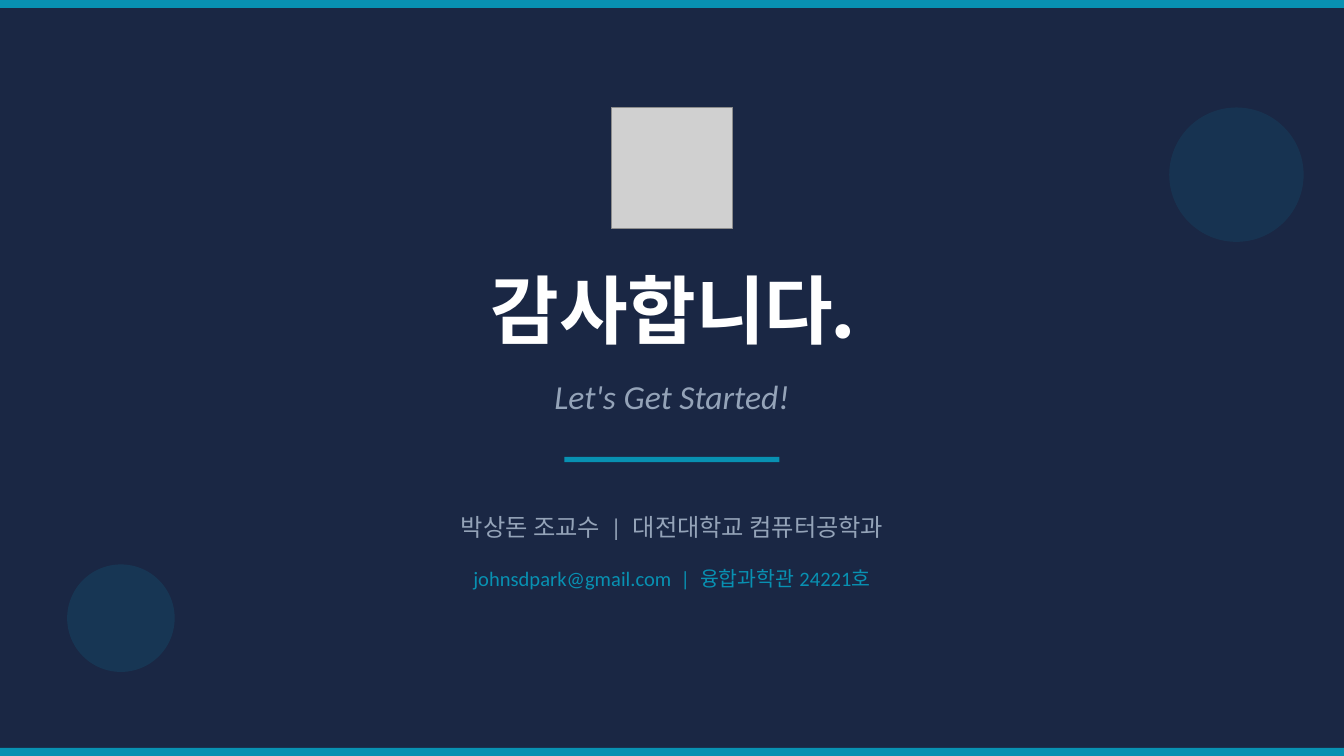
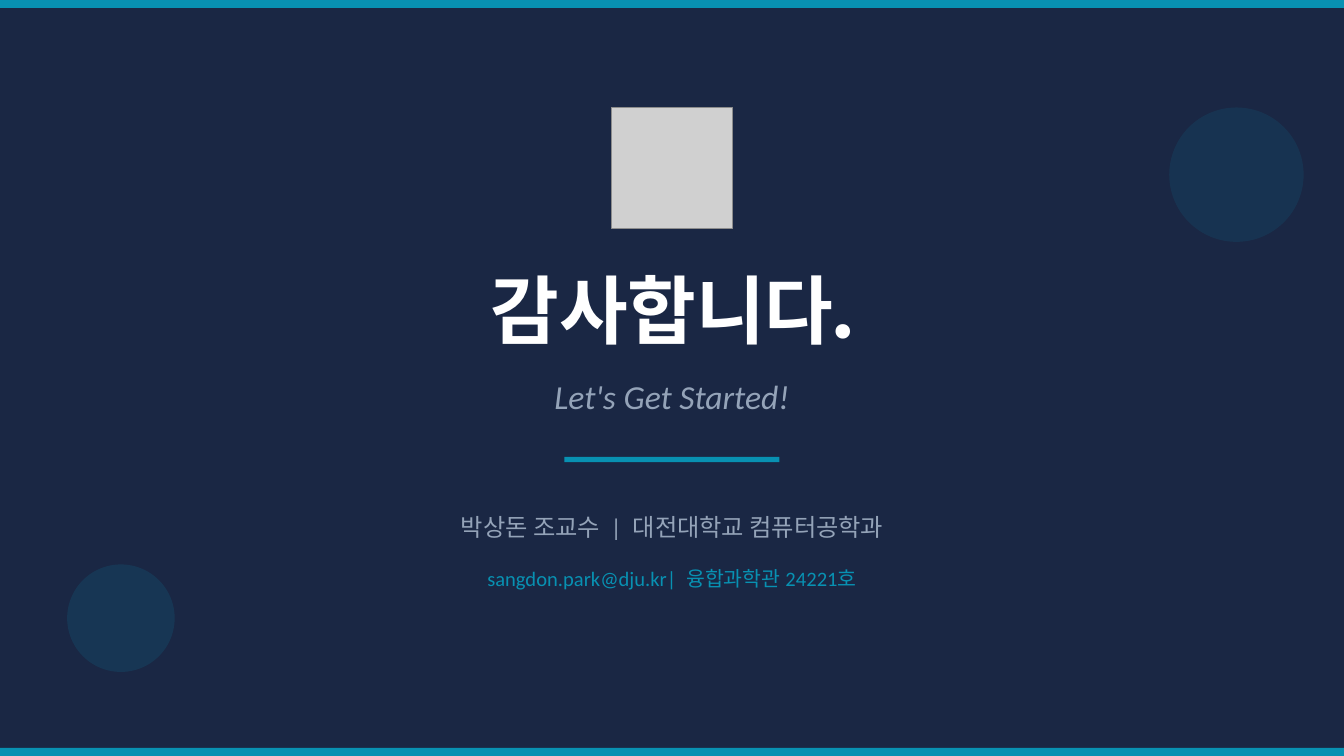
Before and after one commit to Sangdon-Park/Sangdon-Park.github.io, a slide deck: slide 18 of data/DB시스템/0장_데이터베이스시스템_Preview.pptx. Drawn at 1344x756 pixels with LibreOffice and Linux fonts; fonts in the diff are those of the drawing; grey boxes stand for pictures. Boxes give left, top, right and bottom in pixels: in the first picture for what was removed or moved away, otherwise in the second. Text is boxed around its words. In the diff, an @@ line names an element or a change of style, - is before the commit and + after.

```diff
--- a/data/DB시스템/0장_데이터베이스시스템_Preview.pptx
+++ b/data/DB시스템/0장_데이터베이스시스템_Preview.pptx
@@ text at <box>487,569,856,590</box>: text changed @@
-johnsdpark@gmail.com | 융합과학관 24221호
+sangdon.park@dju.kr| 융합과학관 24221호
```
Also in this commit, not shown: 2 other slides changed, 1 other file.
